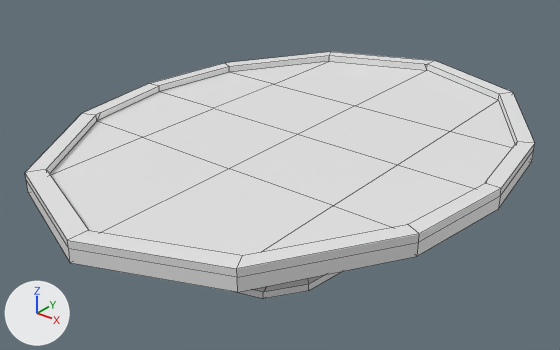
The FBX model Assets/Modeles/holo table.fbx, before and after one commit.
Rendered twice from a 50 mm camera at (2.35, -3.1, 2.3) aimed at (-0.1, -0.04, 0.41). Arrows for +X, +Y and +Z are at lower left; the lights stay in place. Mesh edges are drawn as thin lines. Vertices at the same position are counted once.
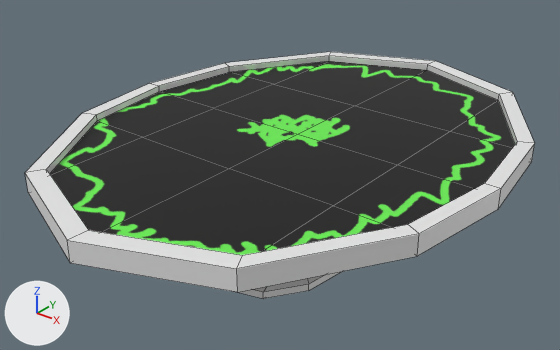
Commit message: HOLO TABLE

Boxes (x1, y1, x2, y2) around the edits, measured in the pictures (560 x 350 px):
part 1 of me_cube_004, cut back
    both: (25, 52, 535, 292)
part 2 of me_cube_004, surface changed (white to grey)
    both: (28, 53, 519, 258)
part 3 of me_cube_004, recoloured (white to black)
    both: (50, 61, 515, 255)

What the commit changed:
Picture 'JAKES SHIT].png' (img_jakes_shit__png) is new.
Material 'table top' (mat_table_top) is new.
Its texture is img_jakes_shit__png.
Material 'table base' (mat_table_base) is new.
Its base color is (0.8, 0.8, 0.8) (white #e7e7e7).
me_cube_004 is used by ob_cube; location (0.0, 0.0, 0.0).
me_cube_004 had 135 vertices, 135 faces and spanned x -1.16..1.16, y -1.52..1.52, z -0.02..0.71.
me_cube_004 now has 120 vertices, 120 faces and spans x -1.16..1.16, y -1.52..1.52, z -0.02..0.71.
Part 1, on me_cube_004:
15 vertices are removed from x -1.16..1.16, y -1.52..1.52, z 0.67..0.71.
33 faces are deleted.
18 new faces join them, mat_table_base (white #e7e7e7).
me_cube_004 part 2: 102 kept faces spanning x -1.16..1.16, y -1.52..1.52, z -0.02..0.71 get new texture (UV) coordinates.
me_cube_004 part 3: 16 faces spanning x -1.08..1.08, y -1.42..1.42, z 0.67 switch from no material to mat_table_top (picture img_jakes_shit__png).
me_cube_004 now uses material mat_table_base (white #e7e7e7).
